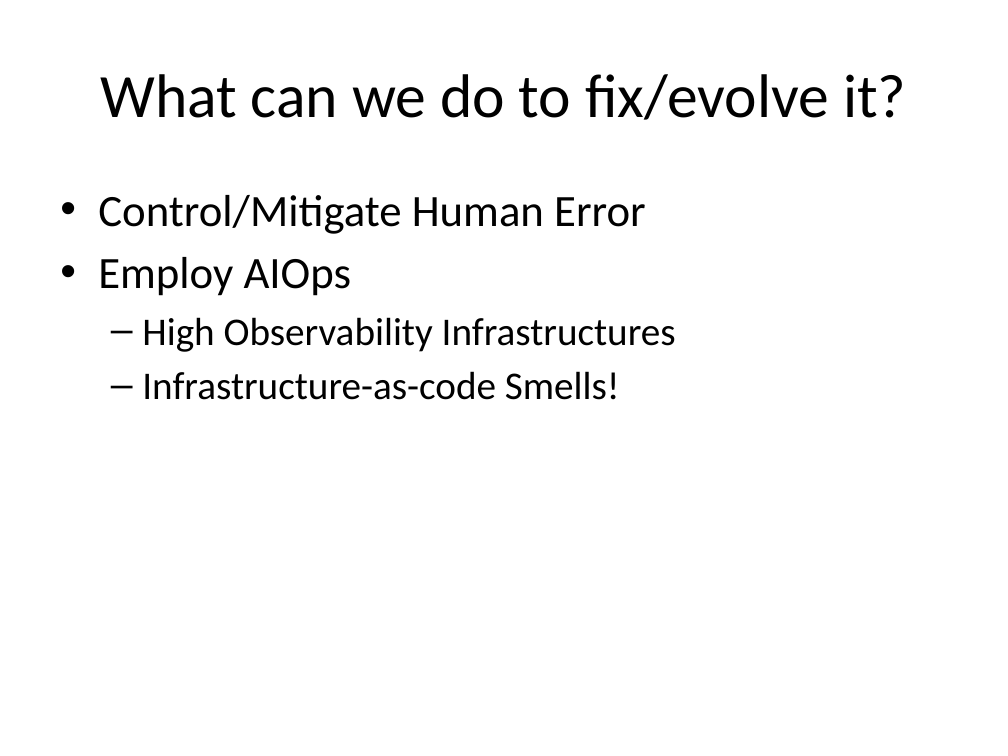
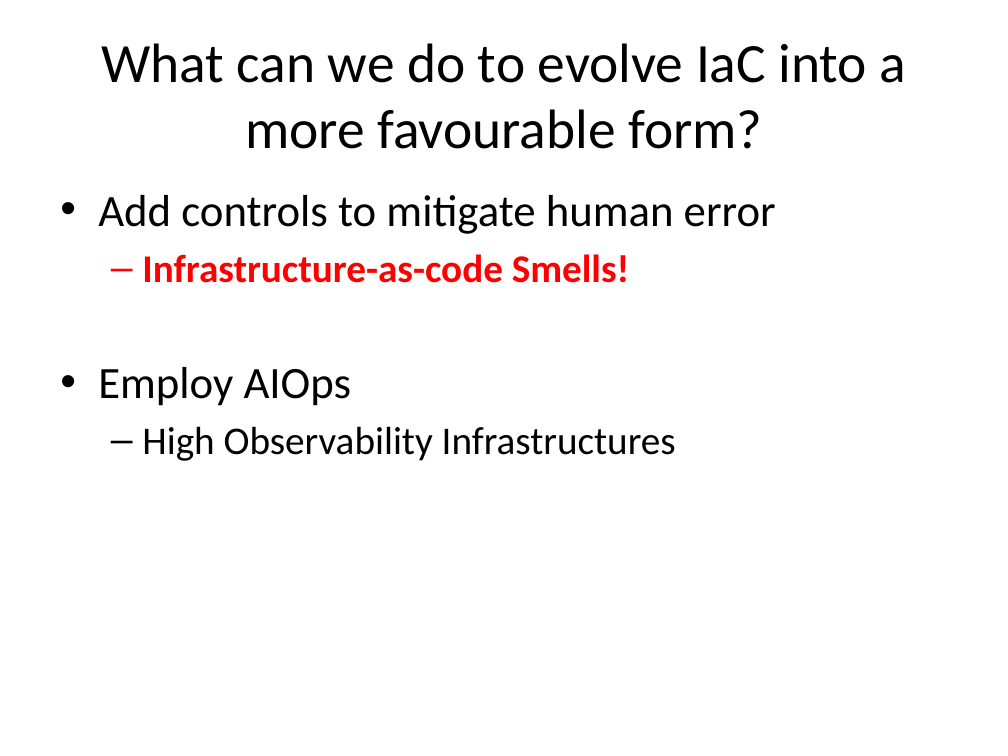
Before and after one commit to SannioEvolution/Material, a slide deck: slide 36 of 18 - Major Causes of Maintenance Problems- Infrastructure code smells.pptx (slide 33 before the commit). Drawn at 1008x756 pixels with LibreOffice and Linux fonts; fonts in the diff are those of the drawing. Boxes give left, top, right and bottom in pixels: in the first picture for what was removed or moved away, otherwise in the second. Text is boxed around its words. In the diff, an @@ line names an element or a change of style, - is before the commit and + after.

```diff
--- a/18 - Major Causes of Maintenance Problems- Infrastructure code smells.pptx
+++ b/18 - Major Causes of Maintenance Problems- Infrastructure code smells.pptx
@@ title at [101, 43, 907, 149]: text changed; size 44 to 39.6 pt @@
-What can we do to fix/evolve it?
+What can we do to evolve IaC into a more favourable form?
@@ text at [98, 195, 776, 283]: text changed @@
-• Control/Mitigate Human Error
+• Add controls to mitigate human error
+  – Infrastructure-as-code Smells!
@@ text at [142, 371, 620, 400]: paragraph removed @@
-  – Infrastructure-as-code Smells!
```
Also in this commit, not shown: 6 other slides changed, 4 slides added, 2 slides removed.
